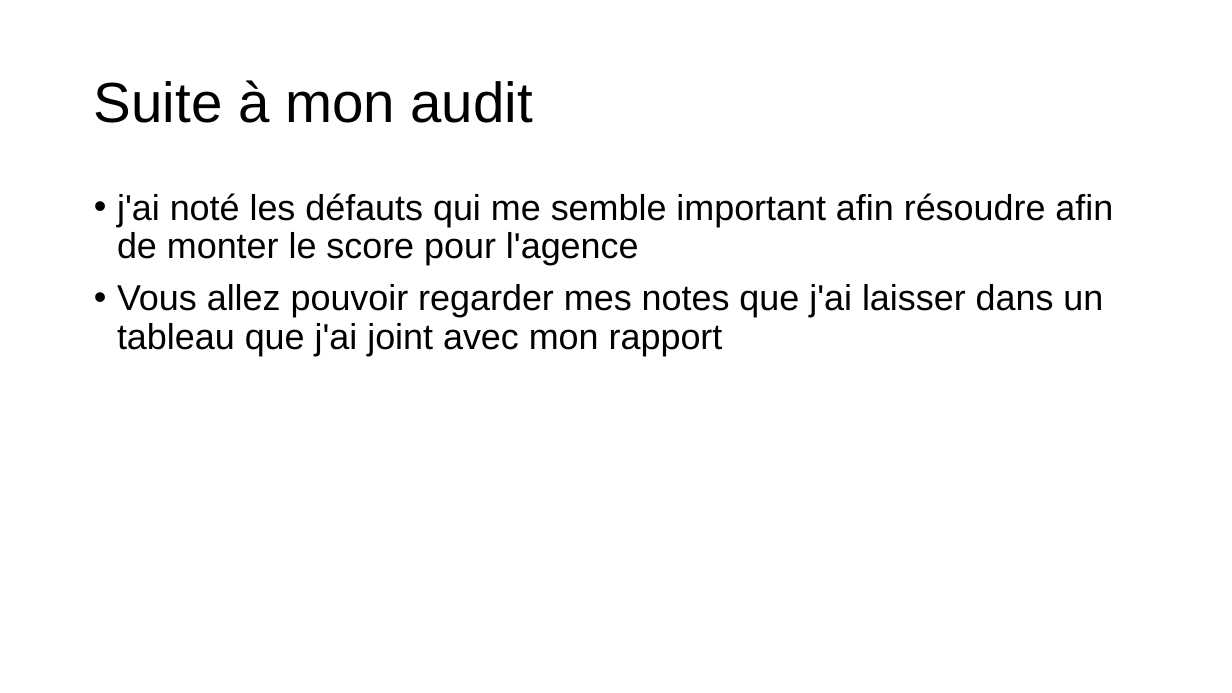
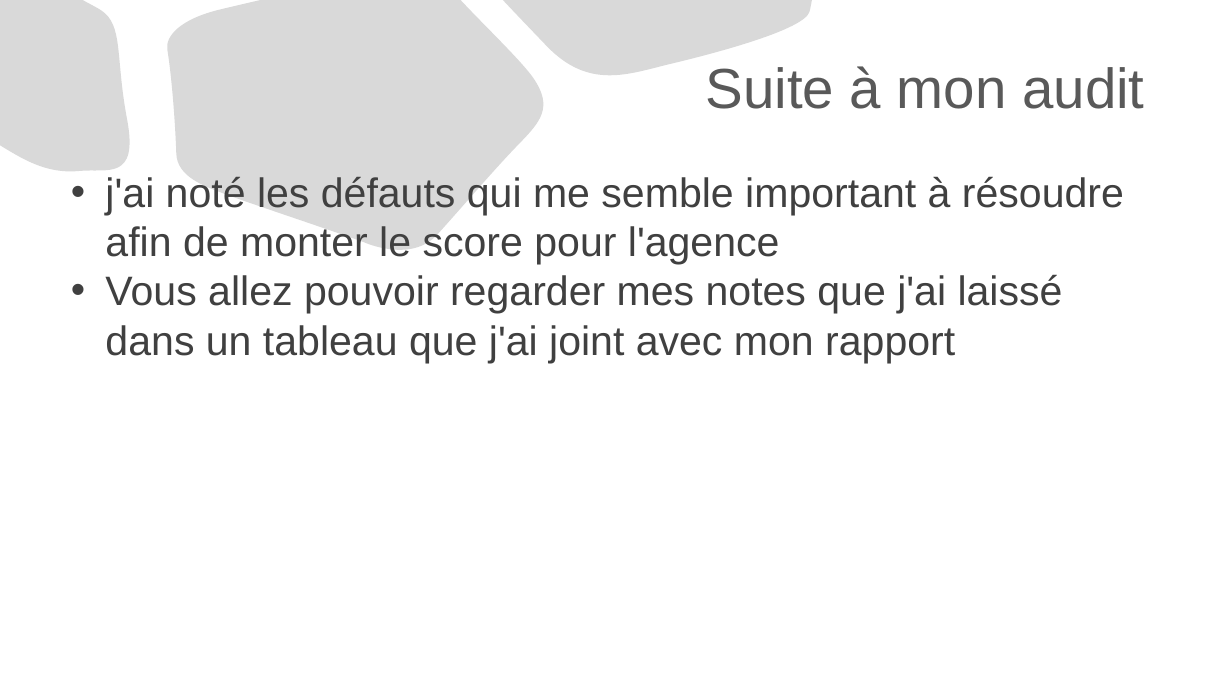
Before and after one commit to LKONATE-c/projet04open-class-room, a slide deck: slide 6 of Diaporama2.pptx (slide 7 before the commit). Drawn at 1232x693 pixels with LibreOffice and Linux fonts; fonts in the diff are those of the drawing. Boxes give left, top, right and bottom in pixels: in the first picture for what was removed or moved away, otherwise in the second. Text is boxed around its words. In the diff, an @@ line names an element or a change of style, - is before the commit and + after.

```diff
--- a/Diaporama2.pptx
+++ b/Diaporama2.pptx
@@ freeform shape added at [0,0,139,182], fill #D9D9D9, outline #000000 0.75 pt @@
@@ title "Suite à mon audit": place and size @@
-title "Suite à mon audit" at [94,80,533,123]
+title "Suite à mon audit" at [706,66,1144,109]
@@ title "Suite à mon audit" at [706,66,1144,109]: text colour #000000 to #595959; alignment left to right; line spacing 0.9 to 1 @@
@@ freeform shape added at [165,0,554,263], fill #D9D9D9, outline #000000 0.75 pt @@
@@ freeform shape added at [503,0,811,91], fill #D9D9D9, outline #000000 0.75 pt @@
@@ text at [105,176,1124,363]: text changed; size 28 to 32 pt; text colour #000000 to #404040 @@
-• j'ai noté les défauts qui me semble important afin résoudre afin de monter le score pour l'agence
-• Vous allez pouvoir regarder mes notes que j'ai laisser dans un tableau que j'ai joint avec mon rapport
+• j'ai noté les défauts qui me semble important à résoudre afin de monter le score pour l'agence
+• Vous allez pouvoir regarder mes notes que j'ai laissé dans un tableau que j'ai joint avec mon rapport
```
Also in this commit, not shown: 5 other slides changed, 19 slides added, 1 slide removed, 4 other files.
